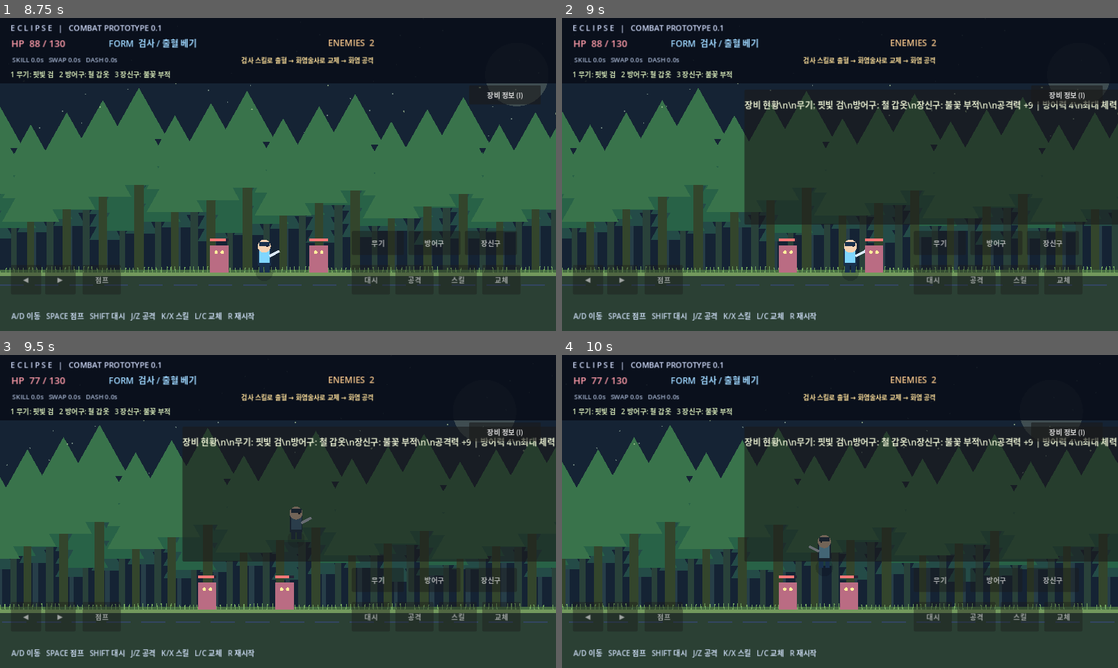
Above: before the commit, frames 1-4 (two rows, left to right).
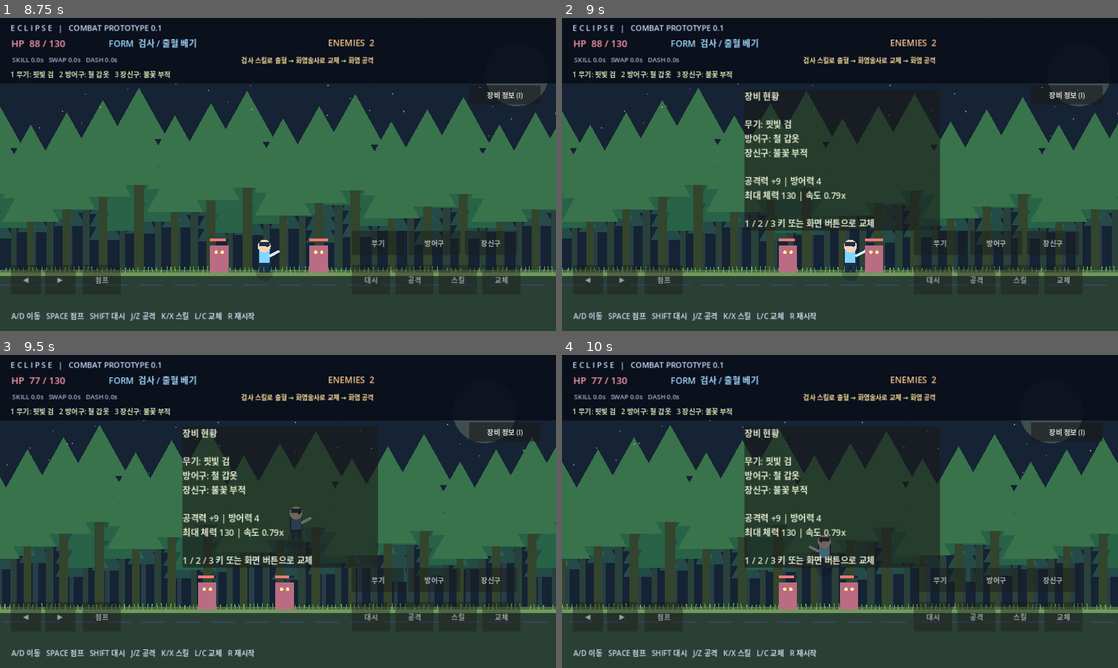
Above: after the commit, the same moments.

Repository: ogw07222-tech/eclipse
Game: Godot game, scene res://scenes/main.tscn
Two runs of this game, one before a commit and one after it. Both use one fixed random seed, a clock stepped at 60 frames per second and the inputs below.
Inputs:
- Up to frame 1 (8.75 s): tap Enter at 0.5 s; hold D (right) 0.53-2.03 s; tap J (attack) at 0.6, 1.35, 2.3, 3.05, 3.8, 4.55, 5.3, 6.05, 6.8, 7.55, 8.3 s; tap Space (jump) at 0.77, 1.52, 3.02, 3.77, 4.52, 6.02, 6.77, 7.52 s; hold A (left) 2.03-2.78 s; tap Shift (dash) at 2.1 s; hold D (right) 2.78-4.28 s; tap L (swap) at 2.85 s; tap Z at 3.6 s; hold A (left) 4.28-5.03 s; tap X at 4.35 s; hold D (right) 5.03-5.78 s; tap C at 5.1 s; hold A (left) 5.78-7.28 s; tap Tab at 5.85 s; tap 1 at 6.6 s; hold D (right) from 7.28 s (still down); tap 2 at 7.35 s; tap 3 at 8.1 s
- Up to frame 2 (9 s): keep holding D (right); tap I at 8.85 s
- Up to frame 3 (9.5 s): keep holding D (right); tap Space (jump) at 9.02 s; tap J (attack) at 9.05 s
- Up to frame 4 (10 s): release D (right) at 9.53 s; hold A (left) from 9.53 s (still down); tap J (attack) at 9.6 s; tap Space (jump) at 9.77 s

Frame 1 is identical in both runs. In frame 2, 13% of the frame differs, in the area x 32-100%, y 22-68%; in frame 3, 13%; in frame 4, 13%.

Commit message:
fix: inventory panel multiline text escapes

Diff:
--- a/scripts/game.gd
+++ b/scripts/game.gd
@@ -179,7 +179,7 @@
   status_label.text = "출혈 대상 있음! 화염 공격으로 폭발 가능" if bleeding else "검사 스킬로 출혈 → 화염술사로 교체 → 화염 공격"
   equipment_label.text = "1 무기: %s   2 방어구: %s   3 장신구: %s" % [player.equipment.name_for("weapon"), player.equipment.name_for("armor"), player.equipment.name_for("accessory")]
   if is_instance_valid(inventory_label):
-    inventory_label.text = "장비 현황\\n\\n무기: %s\\n방어구: %s\\n장신구: %s\\n\\n공격력 %+d | 방어력 %d\\n최대 체력 %d | 속도 %.2fx\\n\\n1 / 2 / 3 키 또는 화면 버튼으로 교체" % [player.e …(226 unchanged characters)…
+    inventory_label.text = "장비 현황\n\n무기: %s\n방어구: %s\n장신구: %s\n\n공격력 %+d | 방어력 %d\n최대 체력 %d | 속도 %.2fx\n\n1 / 2 / 3 키 또는 화면 버튼으로 교체" % [player.e …(226 unchanged characters)…
 
 func _label(text_value: String, xy: Vector2, size: int, tint: Color) -> Label:
   var label := Label.new()
